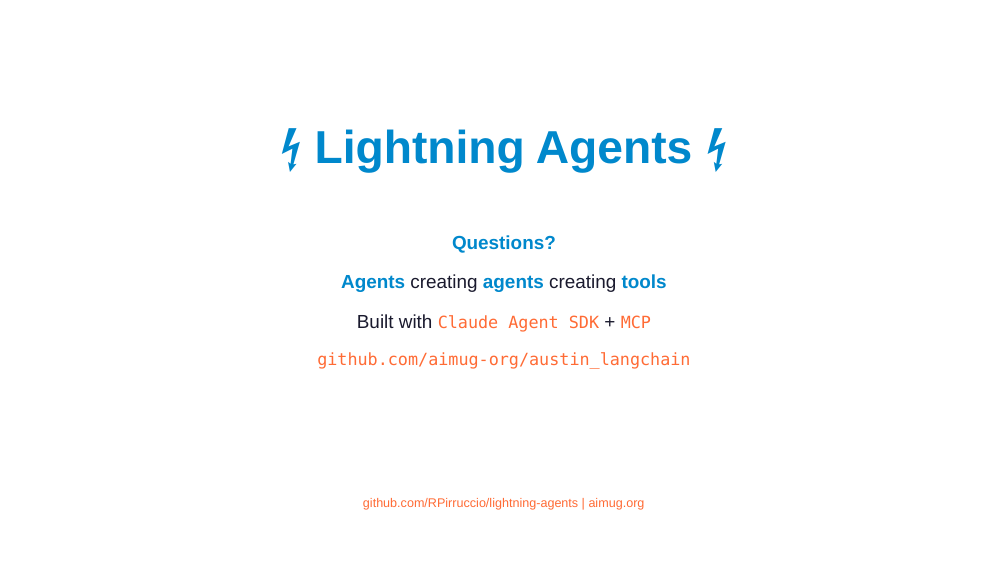
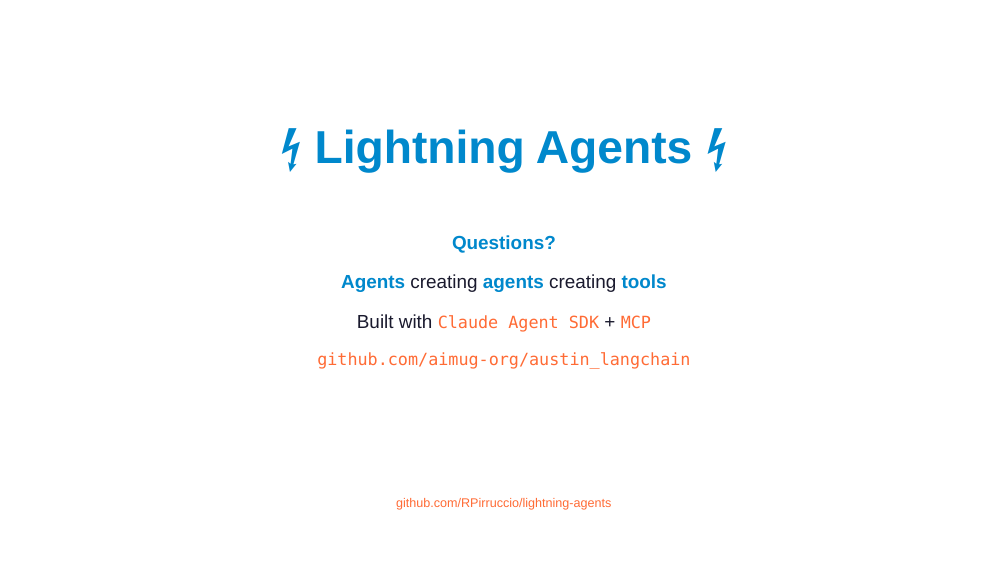
Before and after one commit to RPirruccio/lightning-agents, a slide deck: slide 13 of presentation/output/lightning-agents.pptx. Drawn at 1008x567 pixels with LibreOffice and Linux fonts; fonts in the diff are those of the drawing. Boxes give left, top, right and bottom in pixels: in the first picture for what was removed or moved away, otherwise in the second. Text is boxed around its words. In the diff, an @@ line names an element or a change of style, - is before the commit and + after.

```diff
--- a/presentation/output/lightning-agents.pptx
+++ b/presentation/output/lightning-agents.pptx
@@ text at <box>396,498,611,510</box>: text changed @@
-github.com/RPirruccio/lightning-agents | aimug.org
+github.com/RPirruccio/lightning-agents
```
Also in this commit, not shown: 3 other slides changed, 1 slide added, 1 slide removed, 3 other files.
